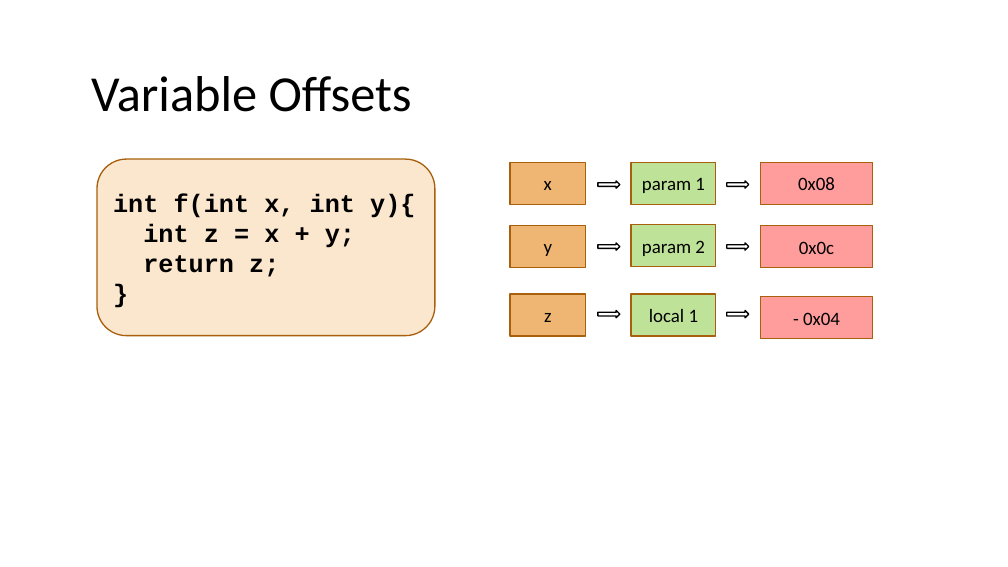
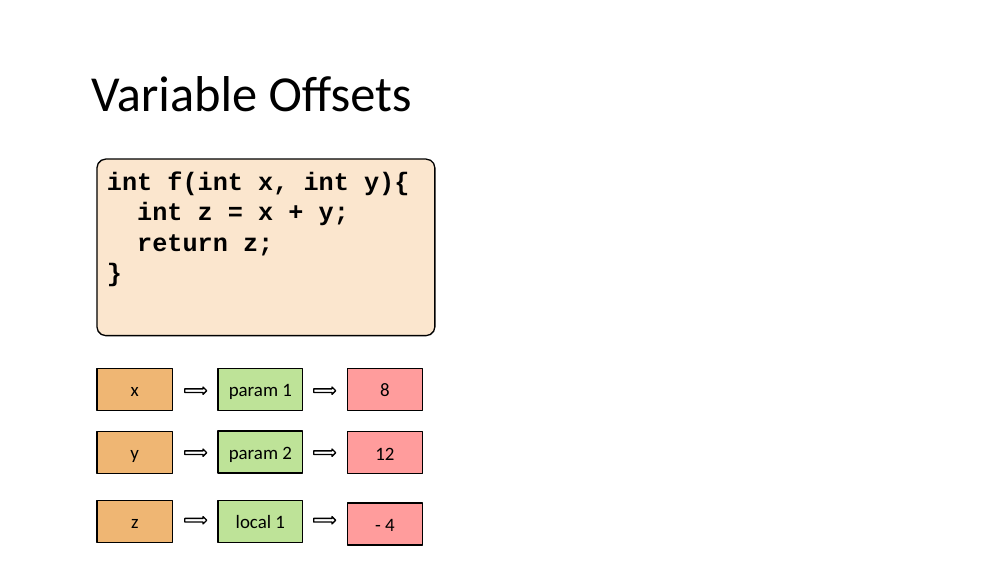
Before and after one commit to nivshani/compilation, a slide deck: slide 175 of slides/semantic.pptx (slide 160 before the commit). Drawn at 1008x567 pixels with LibreOffice and Linux fonts; fonts in the diff are those of the drawing. Boxes give left, top, right and bottom in pixels: in the first picture for what was removed or moved away, otherwise in the second. Text is boxed around its words. In the diff, an @@ line names an element or a change of style, - is before the commit and + after.

```diff
--- a/slides/semantic.pptx
+++ b/slides/semantic.pptx
@@ rounded rectangle "int f(int x, int y){" at (97, 159, 435, 336): vertical alignment middle to top; outline #A9610D 1.25 pt to #000000 1.25 pt; proportions changed @@
@@ rectangle removed at (761, 163, 873, 205) @@
-0x08
@@ rectangle removed at (761, 225, 873, 268) @@
-0x0c
@@ rectangle removed at (761, 297, 873, 340) @@
-- 0x04
@@ rectangle added at (347, 368, 423, 411), fill #FF0000 at 39% opacity, outline #000000 1.25 pt, 18 pt, text #000000 @@
+8
@@ 6 rectangles, 6 right arrows: place and size @@
-6 rectangles, 6 right arrows at (510, 163, 749, 337)
+6 rectangles, 6 right arrows at (97, 368, 336, 543)
@@ rectangle added at (347, 432, 423, 474), fill #FF0000 at 39% opacity, outline #000000 1.25 pt, 18 pt, text #000000 @@
+12
@@ outline #A9610D 1.25 pt to #000000 1.25 pt in 6 elements at (97, 501, 172, 543), (97, 368, 172, 411), (97, 432, 172, 474), (218, 368, 302, 411), (218, 431, 302, 473), (218, 501, 302, 543) @@
@@ rectangle added at (347, 503, 423, 545), fill #FF0000 at 39% opacity, outline #000000 1.25 pt, 18 pt, text #000000 @@
+- 4
```
Also in this commit, not shown: 20 other slides changed, 28 slides added, 1 other file.
